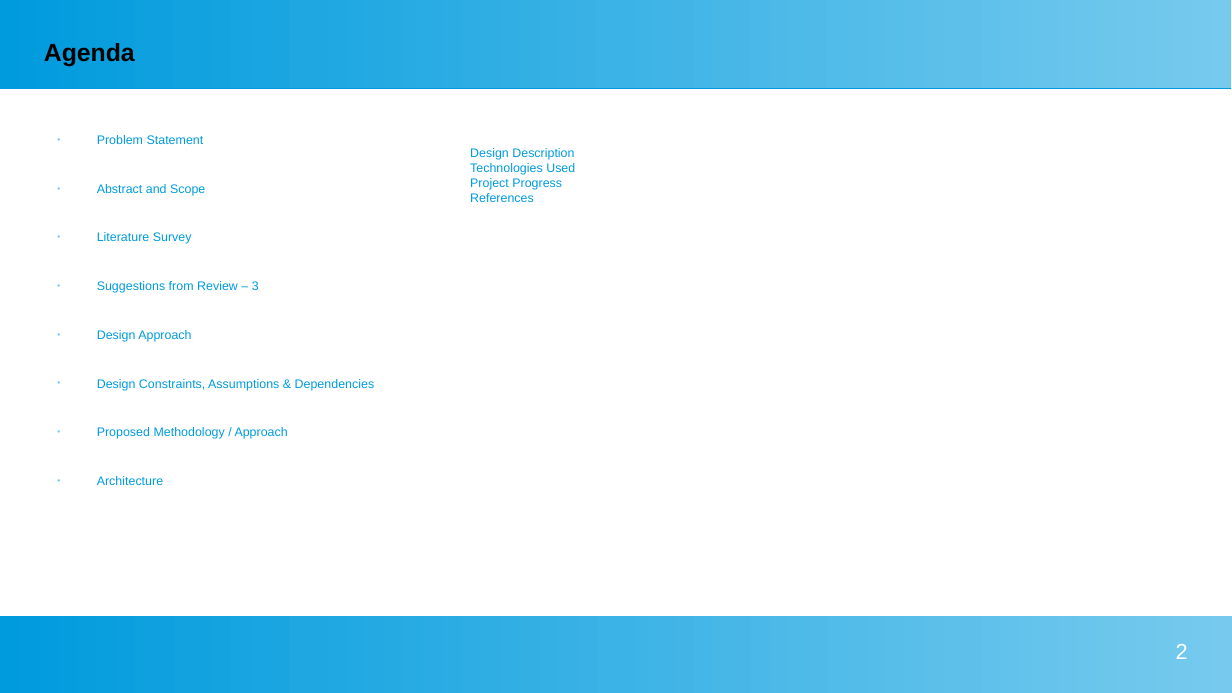
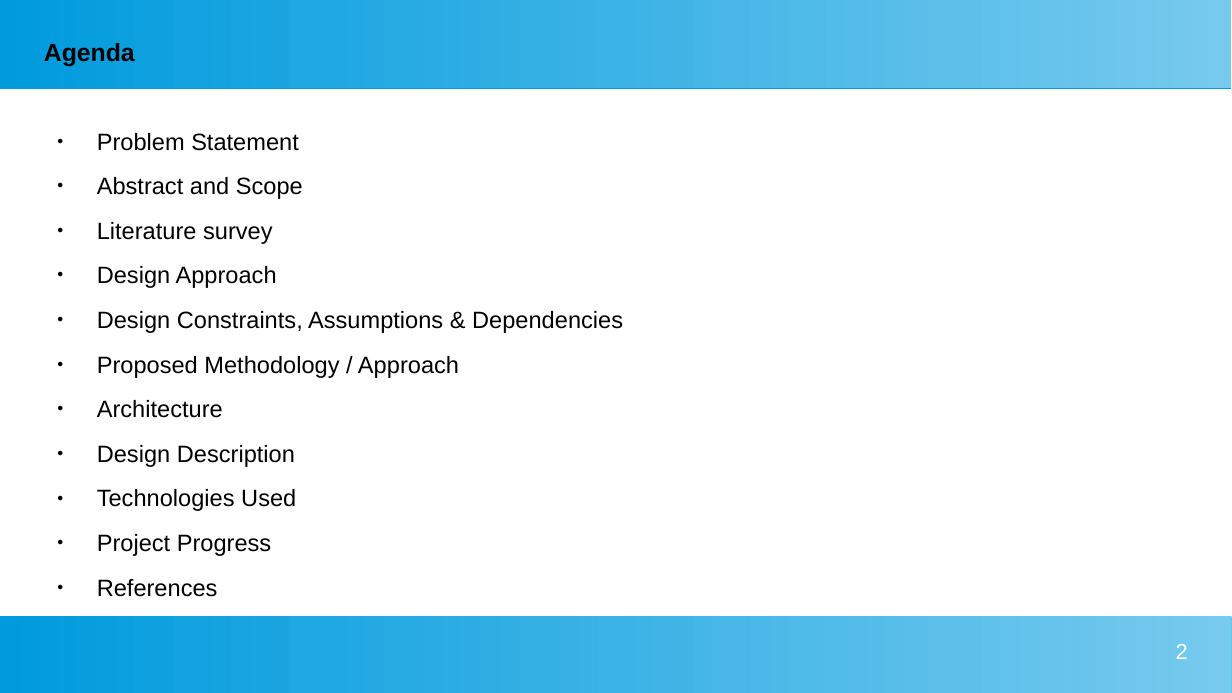
Before and after one commit to pradeepkdlkrni/sem4_project_submissions, a slide deck: slide 2 of submission/phase1/powerPoint/vsr.ppsx. Drawn at 1232x693 pixels with LibreOffice and Linux fonts; fonts in the diff are those of the drawing. Boxes give left, top, right and bottom in pixels: in the first picture for what was removed or moved away, otherwise in the second. Text is boxed around its words. In the diff, an @@ line names an element or a change of style, - is before the commit and + after.

```diff
--- a/submission/phase1/powerPoint/vsr.ppsx
+++ b/submission/phase1/powerPoint/vsr.ppsx
@@ text at [97,133,623,418]: size 8 to 15.2 pt, text colour #009BDD to #000000 in "Problem Statement", "Abstract and Scope", "Design Approach", "Design Constraints, Assumptions & Dependencies" and 2 more places; line spacing 1 to 0.8; less space between paragraphs; bullet colour #77CAEE to #000000 @@
@@ text removed at [470,148,575,202] @@
-Design Description
-Technologies Used
-Project Progress
-References
@@ text at [97,222,273,244]: text changed; size 8 to 15.2 pt; text colour #009BDD to #000000 @@
-● Literature Survey
-● Suggestions from Review – 3
+● Literature survey
@@ text at [97,445,296,556]: paragraphs added @@
+● Design Description
+● Technologies Used
+● Project Progress
+● References
```
Also in this commit, not shown: 6 other slides changed, 11 slides added, 3 slides removed.
